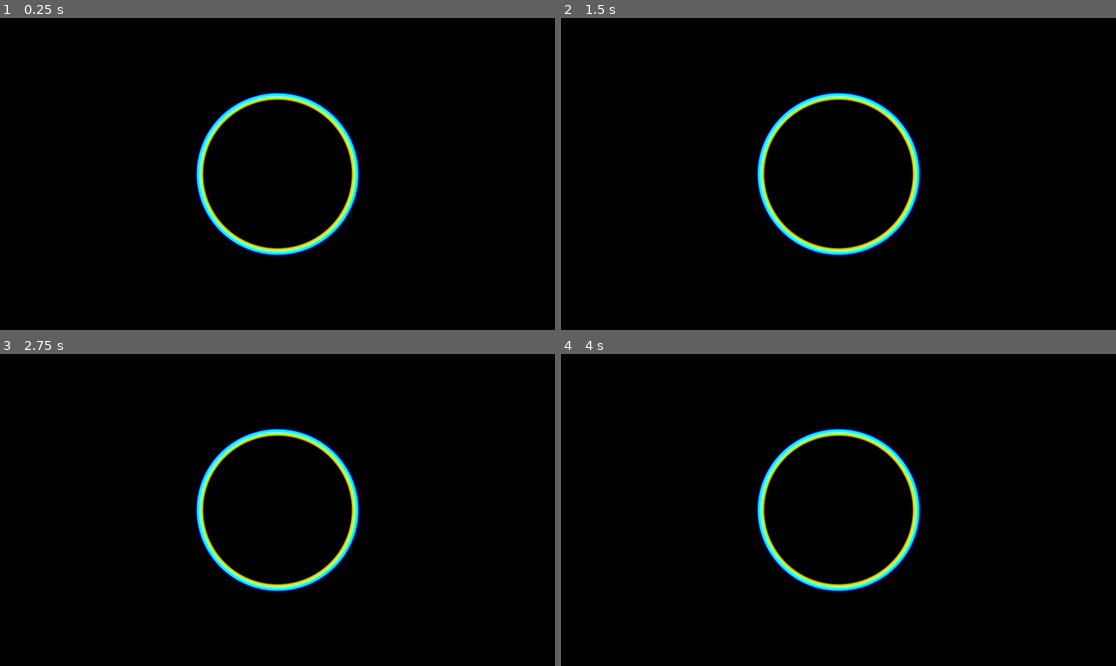
Above: before the commit, frames 1-4 (two rows, left to right).
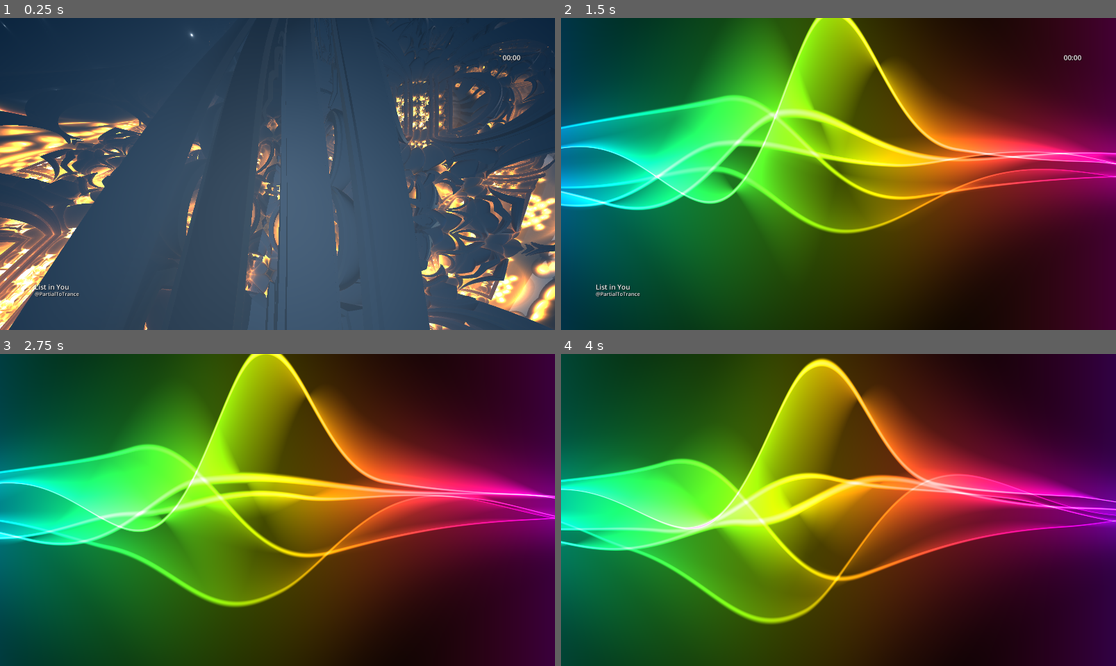
Above: after the commit, the same moments.

Repository: tribloom/audio-shader
Game: Godot game, scene res://scenes/AudioViz.tscn
Same seed, same stepped clock (60 frames per second), same inputs: the game is played once before the commit and once after it. Sound files missing from this copy of the repository are replaced by a short silence.
Inputs (mouse positions are in pixels of both pictures, inside the frame that each line leads up to):
- Up to frame 1 (0.25 s): no input
- Up to frame 2 (1.5 s): tap Enter at 0.5 s; move the mouse to (960, 158) at 0.52 s; hold Right 0.53-1.28 s; tap P at 0.6 s; click (960, 158) at 0.67 s; tap Space at 0.77 s; move the mouse to (727, 189) at 1.27 s; hold S from 1.28 s (still down); tap C at 1.35 s
- Up to frame 3 (2.75 s): tap Space at 1.52 s; move the mouse to (333, 441) at 2.02 s; release S at 2.03 s; hold Right from 2.03 s (still down); tap O at 2.1 s
- Up to frame 4 (4 s): move the mouse to (810, 572) at 2.77 s; tap V at 2.85 s; click (810, 572) at 2.92 s; tap Space at 3.02, 3.77 s; move the mouse to (1005, 556) at 3.52 s; release Right at 3.53 s; hold Left from 3.53 s (still down); tap P at 3.6 s

The runs differ from the first frame. In frame 1, 100% of the frame differs, in the area x 0-100%, y 0-100%; in frame 2, 99%; in frame 3, 99%; in frame 4, 99%.
Error before the commit: Parse Error: Used space character for indentation instead of tab as used before in the file. (res://scripts/Visualizer.gd:489)

Commit message:
Fixed spacing

Diff:
--- a/scripts/Visualizer.gd
+++ b/scripts/Visualizer.gd
@@ -167,21 +167,11 @@
 # stream the audio uniforms that are pushed into each shader. The values appear
 # in the Godot Output panel while running in the editor or in the terminal when
 # launched headless.
-@export var debug_log_audio_uniforms: bool = false:
-	set(value):
-		if field == value:
-			return
-		field = value
-		if value:
-			_print_audio_debug_hint()
-		else:
-			_debug_log_accum = 0.0
-	get:
-		return field
+@export var debug_log_audio_uniforms: bool = true
 # when true, prints audio uniform values sent to shaders
 @export var debug_log_interval: float = 1.0          # seconds between debug log samples
 var _debug_log_accum: float = 0.0
-var _debug_missing_offline_logged: bool = false
+var _debug_missing_offline_logged: bool = true
 
 @export_group("")
 
@@ -487,12 +477,12 @@
 						_offline_last_index = 0
 
 func load_features_csv(path: String) -> void:
-        _offline_features.clear()
-        _offline_last_index = 0
-        _offline_frame_map.clear()
-        _debug_missing_offline_logged = false
-        if path == "":
-                return
+	_offline_features.clear()
+	_offline_last_index = 0
+	_offline_frame_map.clear()
+	_debug_missing_offline_logged = false
+	if path == "":
+		return
 
 	var f := FileAccess.open(path, FileAccess.READ)
 	if f == null:
@@ -585,65 +575,65 @@
 	_offline_playhead = 0.0
 	_last_play_pos = 0.0
 
-        if _offline_features.size() > 0:
-                        print("[Visualizer] Offline features loaded from %s (%d frames)" % [path, _offline_features.size()])
-                        _offline_wave_duration = last_time
-                        _debug_missing_offline_logged = false
-        else:
-                        _offline_wave_duration = 0.0
+	if _offline_features.size() > 0:
+		print("[Visualizer] Offline features loaded from %s (%d frames)" % [path, _offline_features.size()])
+		_offline_wave_duration = last_time
+		_debug_missing_offline_logged = false
+	else:
+		_offline_wave_duration = 0.0
 
 	_ensure_offline_enabled()
 
 func load_waveform_binary(base_path: String) -> void:
-		if base_path == "":
-				return
-		var bin_path := base_path + ".f32"
-		var json_path := base_path + ".json"
-		if !FileAccess.file_exists(bin_path) or !FileAccess.file_exists(json_path):
-						push_warning("Waveform files not found for base '%s'" % base_path)
-						return
-
-		var meta_file := FileAccess.open(json_path, FileAccess.READ)
-		if meta_file == null:
-				push_warning("Failed to open waveform meta: %s" % json_path)
-				return
-		var meta_text := meta_file.get_as_text()
-		meta_file.close()
-		var meta = JSON.parse_string(meta_text)
-		if typeof(meta) != TYPE_DICTIONARY:
-				push_warning("Invalid waveform metadata JSON: %s" % json_path)
-				return
-		_offline_wave_rate = float(meta.get("sample_rate", 0.0))
-		var expected_len := int(meta.get("length", 0))
-
-		var bin_file := FileAccess.open(bin_path, FileAccess.READ)
-		if bin_file == null:
-				push_warning("Failed to open waveform binary: %s" % bin_path)
-				return
-		bin_file.big_endian = false
-		var samples := PackedFloat32Array()
-		if expected_len > 0:
-				samples.resize(expected_len)
-				for i in range(expected_len):
-						if bin_file.eof_reached():
-								samples[i] = 0.0
-						else:
-								samples[i] = bin_file.get_float()
-		else:
-				while !bin_file.eof_reached():
-						samples.append(bin_file.get_float())
-		bin_file.close()
-
-		offline_waveform_base = base_path
-		_offline_wave_samples = samples
-		if samples.size() > 0:
-			print("[Visualizer] Offline waveform loaded from %s (%d samples)" % [base_path, samples.size()])
-		if _offline_wave_rate > 0.0 and samples.size() > 0:
-				_offline_wave_duration = float(samples.size()) / _offline_wave_rate
-		elif _offline_features.size() > 0:
-				_offline_wave_duration = float(_offline_features.back().get("t", 0.0))
-		else:
-				_offline_wave_duration = 0.0
+	if base_path == "":
+		return
+	var bin_path := base_path + ".f32"
+	var json_path := base_path + ".json"
+	if !FileAccess.file_exists(bin_path) or !FileAccess.file_exists(json_path):
+		push_warning("Waveform files not found for base '%s'" % base_path)
+		return
+
+	var meta_file := FileAccess.open(json_path, FileAccess.READ)
+	if meta_file == null:
+		push_warning("Failed to open waveform meta: %s" % json_path)
+		return
+	var meta_text := meta_file.get_as_text()
+	meta_file.close()
+	var meta = JSON.parse_string(meta_text)
+	if typeof(meta) != TYPE_DICTIONARY:
+		push_warning("Invalid waveform metadata JSON: %s" % json_path)
+		return
+	_offline_wave_rate = float(meta.get("sample_rate", 0.0))
+	var expected_len := int(meta.get("length", 0))
+
+	var bin_file := FileAccess.open(bin_path, FileAccess.READ)
+	if bin_file == null:
+		push_warning("Failed to open waveform binary: %s" % bin_path)
+		return
+	bin_file.big_endian = false
+	var samples := PackedFloat32Array()
+	if expected_len > 0:
+		samples.resize(expected_len)
+		for i in range(expected_len):
+			if bin_file.eof_reached():
+				samples[i] = 0.0
+			else:
+				samples[i] = bin_file.get_float()
+	else:
+		while !bin_file.eof_reached():
+			samples.append(bin_file.get_float())
+	bin_file.close()
+
+	offline_waveform_base = base_path
+	_offline_wave_samples = samples
+	if samples.size() > 0:
+		print("[Visualizer] Offline waveform loaded from %s (%d samples)" % [base_path, samples.size()])
+	if _offline_wave_rate > 0.0 and samples.size() > 0:
+			_offline_wave_duration = float(samples.size()) / _offline_wave_rate
+	elif _offline_features.size() > 0:
+			_offline_wave_duration = float(_offline_features.back().get("t", 0.0))
+	else:
+		_offline_wave_duration = 0.0
 
 	_ensure_offline_enabled()
 
@@ -658,7 +648,7 @@
 	var main_loop := Engine.get_main_loop()
 	if main_loop != null:
 		var identified := false
-		var loop_script := main_loop.get_script()
+		var loop_script = main_loop.get_script()
 		if loop_script is Script:
 			var script_path := (loop_script as Script).resource_path
 			if script_path != "" and script_path.ends_with("scripts/ExportRenderer.gd"):
@@ -855,16 +845,16 @@
 	_update_track_overlay(overlay_time)
 
 func _process_offline() -> void:
-                var overlay_time := _offline_playhead
-
-                if color_rect == null:
-                                _update_track_overlay(overlay_time)
-                                return
-
-                if _offline_features.is_empty():
-                                _debug_note_missing_offline_data()
-                                _update_track_overlay(overlay_time)
-                                return
+	var overlay_time := _offline_playhead
+
+	if color_rect == null:
+		_update_track_overlay(overlay_time)
+		return
+
+	if _offline_features.is_empty():
+		_debug_note_missing_offline_data()
+		_update_track_overlay(overlay_time)
+		return
 
 		var sample := _sample_offline_features(_offline_playhead)
 		if sample.is_empty():
@@ -1033,13 +1023,13 @@
 		m.set_shader_parameter(name, v)
 
 func _broadcast_audio_uniforms() -> void:
-	var level_val := clamp(level_sm * level_boost, 0.0, 1.0)
-	var bass_val := clamp(bass_sm, 0.0, 1.0)
-	var treb_val := clamp(treb_sm, 0.0, 1.0)
-	var tone_val := clamp(tone_sm, 0.0, 1.0)
-	var kick_val := clamp(kick_sm * kick_boost, 0.0, 1.0)
-	var kick_in_val := clamp(kick_sm, 0.0, 1.0)
-	var kick_env_val := clamp(_kick_env, 0.0, 1.0)
+	var level_val = clamp(level_sm * level_boost, 0.0, 1.0)
+	var bass_val = clamp(bass_sm, 0.0, 1.0)
+	var treb_val = clamp(treb_sm, 0.0, 1.0)
+	var tone_val = clamp(tone_sm, 0.0, 1.0)
+	var kick_val = clamp(kick_sm * kick_boost, 0.0, 1.0)
+	var kick_in_val = clamp(kick_sm, 0.0, 1.0)
+	var kick_env_val = clamp(_kick_env, 0.0, 1.0)
 
 	var mats := [
 		material_chromatic,
@@ -1096,20 +1086,20 @@
 		_debug_log_accum = 0.0
 		return
 
-	var interval := max(0.1, debug_log_interval)
+	var interval = max(0.1, debug_log_interval)
 	_debug_log_accum += dt
 	if _debug_log_accum < interval:
 
 		return
 	_debug_log_accum = 0.0
 
-	var level_val := clamp(level_sm * level_boost, 0.0, 1.0)
-	var bass_val := clamp(bass_sm, 0.0, 1.0)
-	var treb_val := clamp(treb_sm, 0.0, 1.0)
-	var tone_val := clamp(tone_sm, 0.0, 1.0)
-	var kick_val := clamp(kick_sm * kick_boost, 0.0, 1.0)
-	var kick_in_val := clamp(kick_sm, 0.0, 1.0)
-	var kick_env_val := clamp(_kick_env, 0.0, 1.0)
+	var level_val = clamp(level_sm * level_boost, 0.0, 1.0)
+	var bass_val = clamp(bass_sm, 0.0, 1.0)
+	var treb_val = clamp(treb_sm, 0.0, 1.0)
+	var tone_val = clamp(tone_sm, 0.0, 1.0)
+	var kick_val = clamp(kick_sm * kick_boost, 0.0, 1.0)
+	var kick_in_val = clamp(kick_sm, 0.0, 1.0)
+	var kick_env_val = clamp(_kick_env, 0.0, 1.0)
 
 	print("[Visualizer] Audio uniforms -> level=%.3f bass=%.3f treble=%.3f tone=%.3f kick=%.3f kick_in=%.3f env=%.3f" % [
 		level_val,
@@ -1182,7 +1172,34 @@
 			print("    %s -> <no tracked uniforms>" % shader_label)
 		else:
 			print("    %s -> %s" % [shader_label, ", ".join(sampled)])
-
+func _print_audio_debug_hint() -> void:
+		print("[Visualizer] Audio uniform debug logging enabled. Values print to the Output panel/terminal.")
+		print("              Adjust the Debug/Log Interval export to change how often updates appear (currently %.2fs)." % debug_log_interval)
+
+
+func _debug_note_missing_offline_data() -> void:
+		if !debug_log_audio_uniforms:
+				return
+		if _debug_missing_offline_logged:
+				return
+		_debug_missing_offline_logged = true
+
+		var context := []
+		if offline_features_path != "":
+				context.append("offline_features_path=%s" % offline_features_path)
+		if !_headless_runtime and !_export_renderer_runtime:
+				context.append("offline mode active")
+		if _headless_runtime:
+				context.append("headless runtime")
+		if _export_renderer_runtime:
+				context.append("ExportRenderer runtime")
+
+		var ctx_str := ""
+		if !context.is_empty():
+				ctx_str = " (%s)" % ", ".join(context)
+
+		print("[Visualizer] (debug) Offline audio features not loaded; shader uniforms will remain at defaults%s." % ctx_str)
+		print("              Provide a features CSV via the Debug/Offline exports or disable headless/offline mode to stream live audio.")
 
 func _append_debug_material(into: Array[ShaderMaterial], mat: ShaderMaterial) -> void:
 	if mat == null:
@@ -1205,8 +1222,8 @@
 
 
 func _apply_static_shader_inputs(m: ShaderMaterial) -> void:
-        if m == null:
-                return
+	if m == null:
+		return
 	_set_uniform_if_present(m, "spectrum_tex", _spec_tex)
 	_set_uniform_if_present(m, "waterfall_tex", _wf_tex)
 	_set_uniform_if_present(m, "bar_count", spectrum_bar_count)
